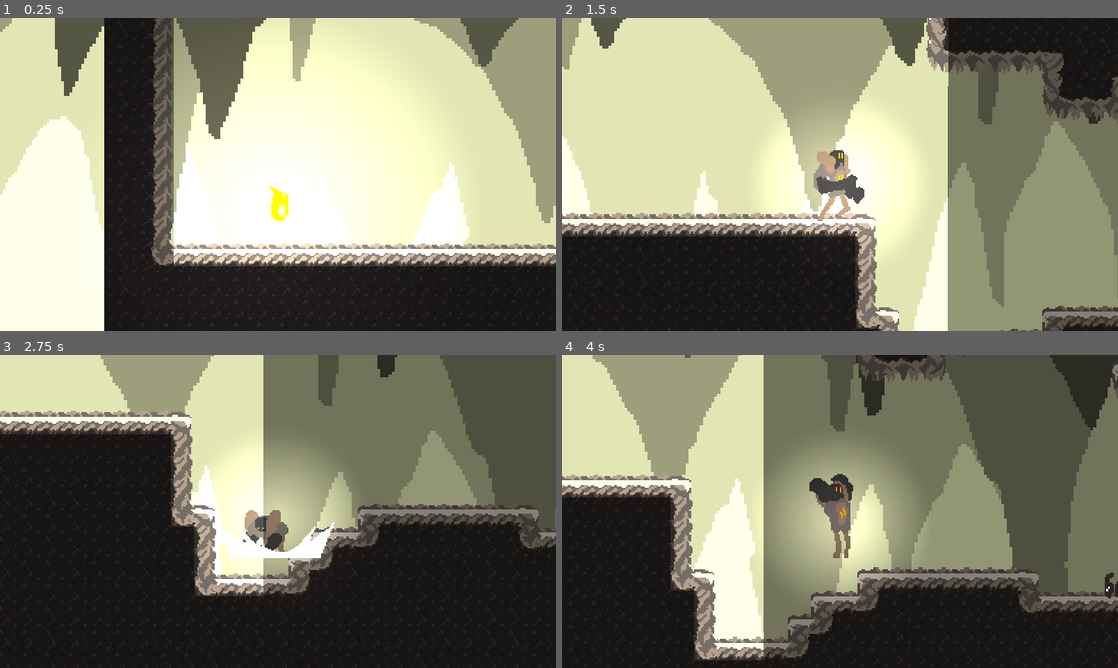
Above: before the commit, frames 1-4 (two rows, left to right).
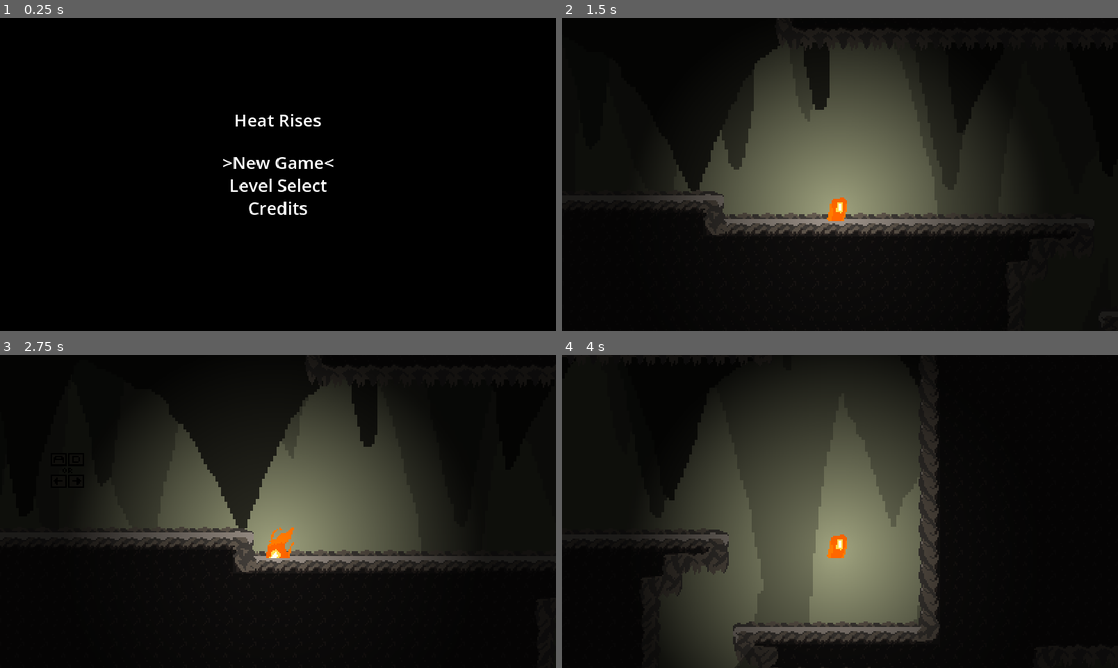
Above: after the commit, the same moments.

Repository: gcarlson/WildJam66
Game: Godot game, scene res://Assets/Scenes/home_page.tscn
Same seed, same stepped clock (60 frames per second), same inputs: the game is played once before the commit and once after it. Before the commit the project starts from res://Assets/Scenes/level_2.tscn.
Inputs (mouse positions are in pixels of both pictures, inside the frame that each line leads up to):
- Up to frame 1 (0.25 s): no input
- Up to frame 2 (1.5 s): tap Enter (ui_accept) at 0.5, 0.77 s; move the mouse to (962, 158) at 0.52 s; hold Right (ui_right) from 0.53 s (still down); click (962, 158) at 0.6 s; move the mouse to (728, 190) at 1.27 s; tap F (switch_form) at 1.35 s
- Up to frame 3 (2.75 s): tap Enter (ui_accept) at 1.52 s; move the mouse to (333, 442) at 2.02 s; release Right (ui_right) at 2.03 s; hold Left (ui_left) from 2.03 s (still down); click (333, 442) at 2.1 s
- Up to frame 4 (4 s): move the mouse to (812, 574) at 2.77 s; release Left (ui_left) at 2.78 s; hold Right (ui_right) from 2.78 s (still down); tap F (switch_form) at 2.85 s; tap Enter (ui_accept) at 3.02, 3.77 s; move the mouse to (1006, 558) at 3.52 s; click (1006, 558) at 3.6 s

The runs differ from the first frame. In frame 1, 92% of the frame differs, in the area x 0-100%, y 0-100%; in frame 2, 80%; in frame 3, 57%; in frame 4, 77%.

Commit message:
Make home page starting scene

Diff:
--- a/project.godot
+++ b/project.godot
@@ -11,7 +11,7 @@
 [application]
 
 config/name="Wild Jam 66"
-run/main_scene="res://Assets/Scenes/level_2.tscn"
+run/main_scene="res://Assets/Scenes/home_page.tscn"
 config/features=PackedStringArray("4.2", "Forward Plus")
 config/icon="res://icon.svg"
 
